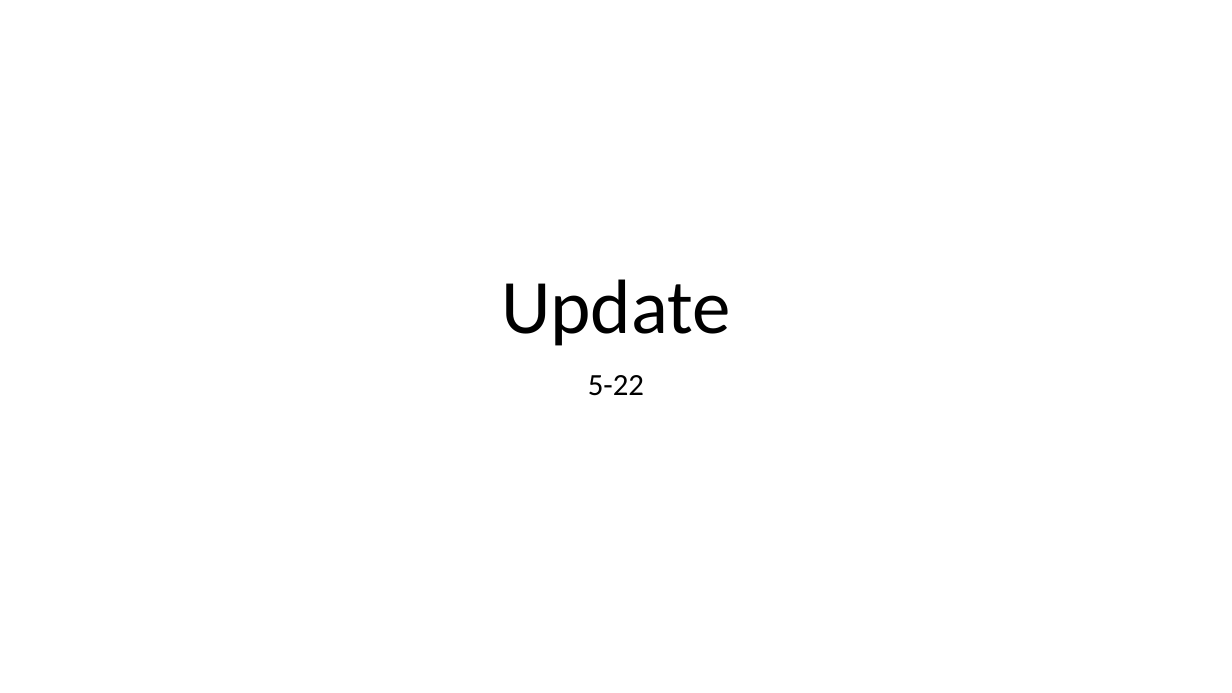
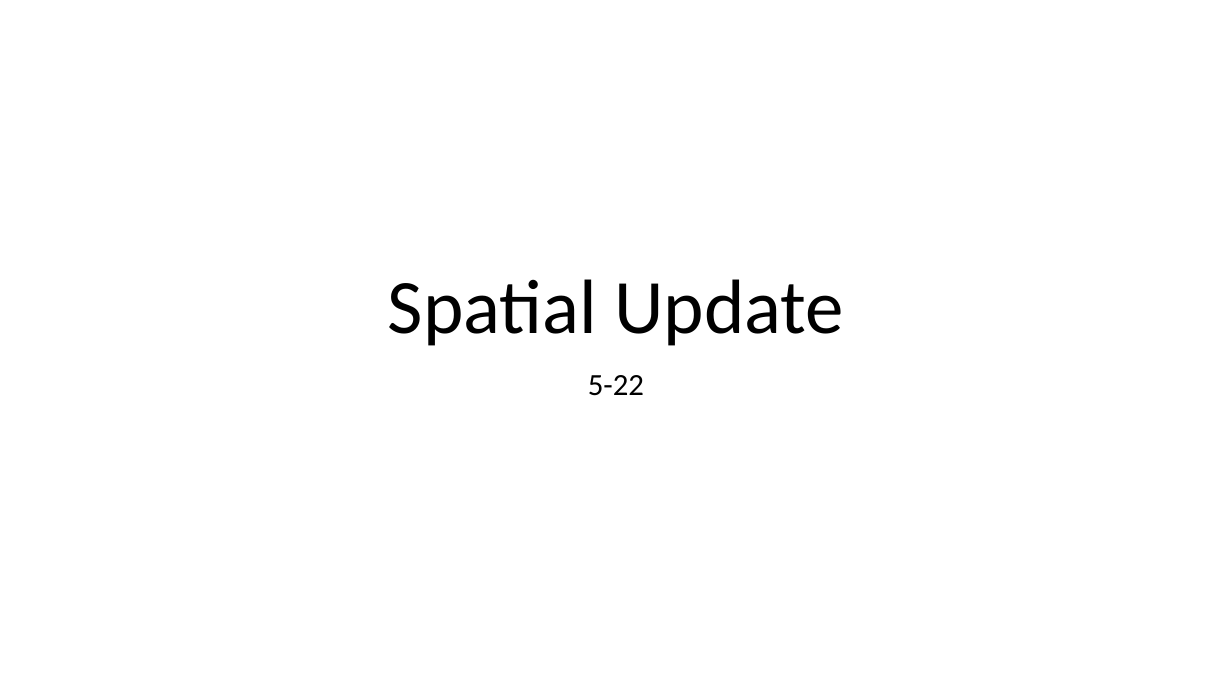
Before and after one commit to edward130603/BayesSpace, a slide deck: slide 1 of output/slides/slides_5-22.pptx. Drawn at 1232x693 pixels with LibreOffice and Linux fonts; fonts in the diff are those of the drawing. Boxes give left, top, right and bottom in pixels: in the first picture for what was removed or moved away, otherwise in the second. Text is boxed around its words. In the diff, an @@ line names an element or a change of style, - is before the commit and + after.

```diff
--- a/output/slides/slides_5-22.pptx
+++ b/output/slides/slides_5-22.pptx
@@ title at <box>388,279,844,346</box>: text changed @@
-Update
+Spatial Update
```
Also in this commit, not shown: 1 other slide changed, 2 slides added, 4 other files.
